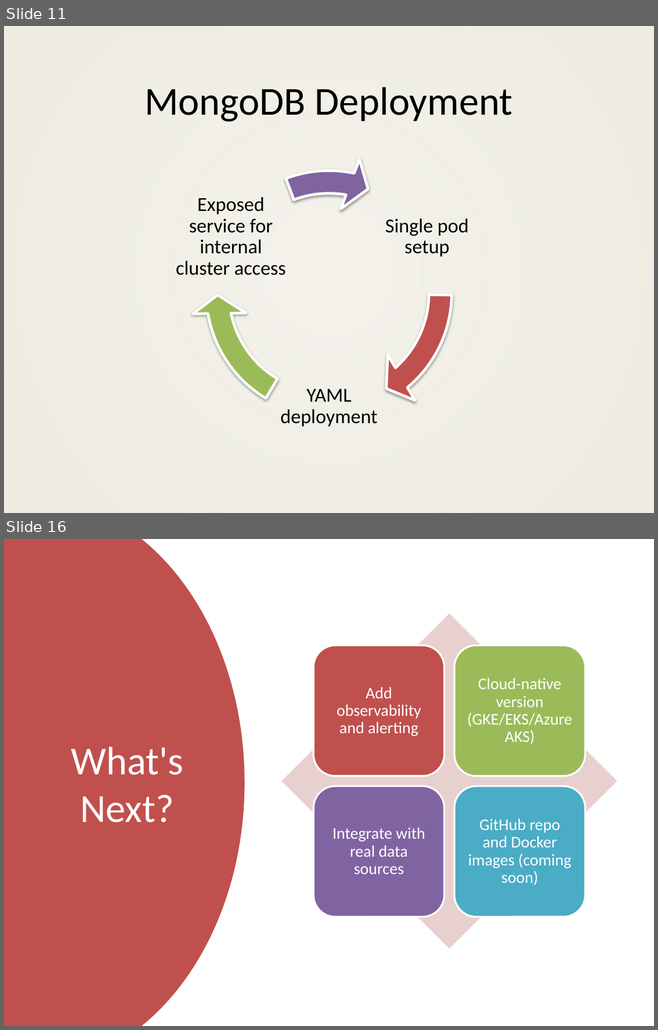
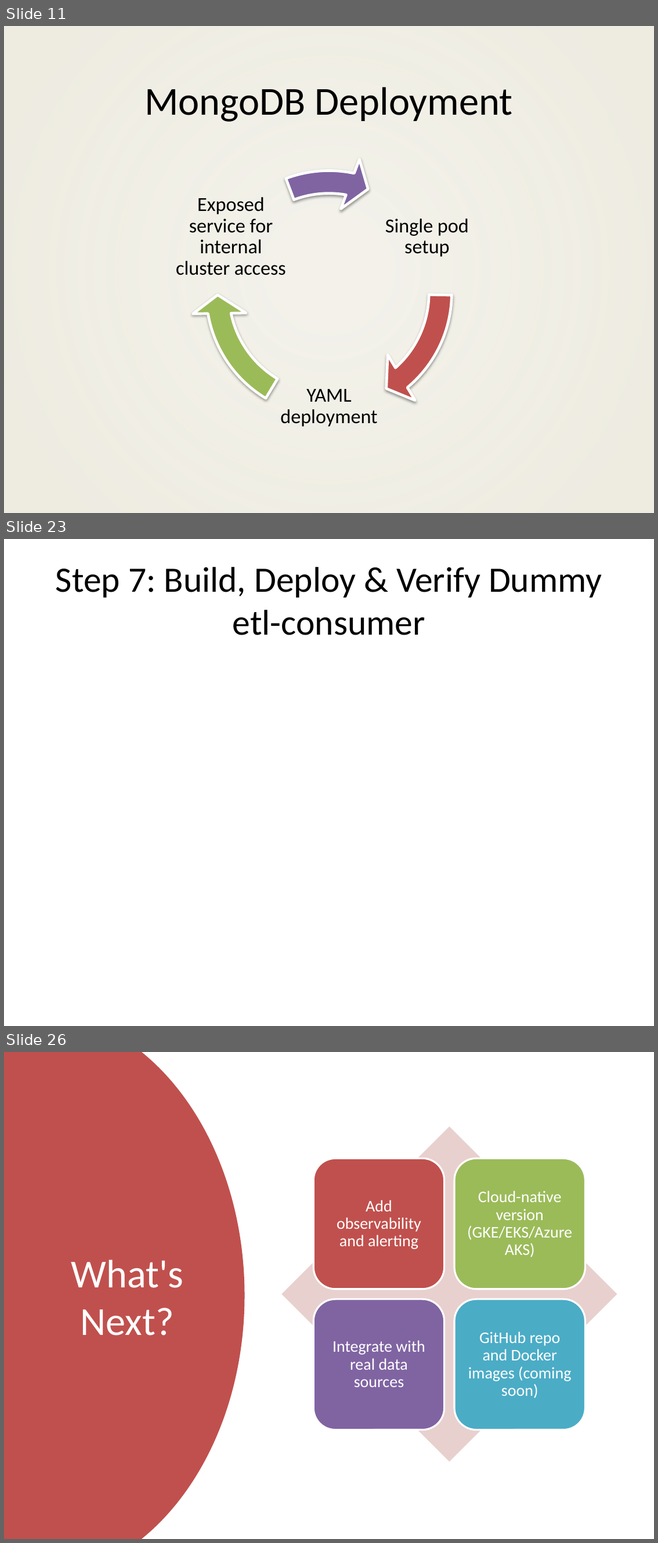
Before and after one commit to rahulsidpatil/go-k8s-data-pipeline, a slide deck: ppt-artifacts/go_k8s_data_pipeline_updated.pptx. Shown one above the other, each under a label of ours: slides 11 and 16 before the commit, slides 11, 23 and 26 after it; the slides between them are not shown. The pictures are 658x1030 and 658x1543 pixels, drawn with LibreOffice and Linux fonts; fonts in the diff are those of the drawing; background and template pictures are left out. Boxes give left, top, right and bottom in pixels: in the first picture for what was removed or moved away, otherwise in the second. Text is boxed around its words. In the diff, an @@ line names an element or a change of style, - is before the commit and + after.

```diff
--- a/ppt-artifacts/go_k8s_data_pipeline_updated.pptx
+++ b/ppt-artifacts/go_k8s_data_pipeline_updated.pptx
@@ slide 23 added at (4, 539, 654, 1026), background #FFFFFF @@
@@ title added at (56, 567, 601, 635), 39.6 pt, text #000000 @@
+Step 7: Build, Deploy & Verify Dummy etl-consumer
@@ what was slide 16 is now slide 26 @@
```
Also in this commit, not shown: 5 slides changed, 9 other slides added, 2 other files.
